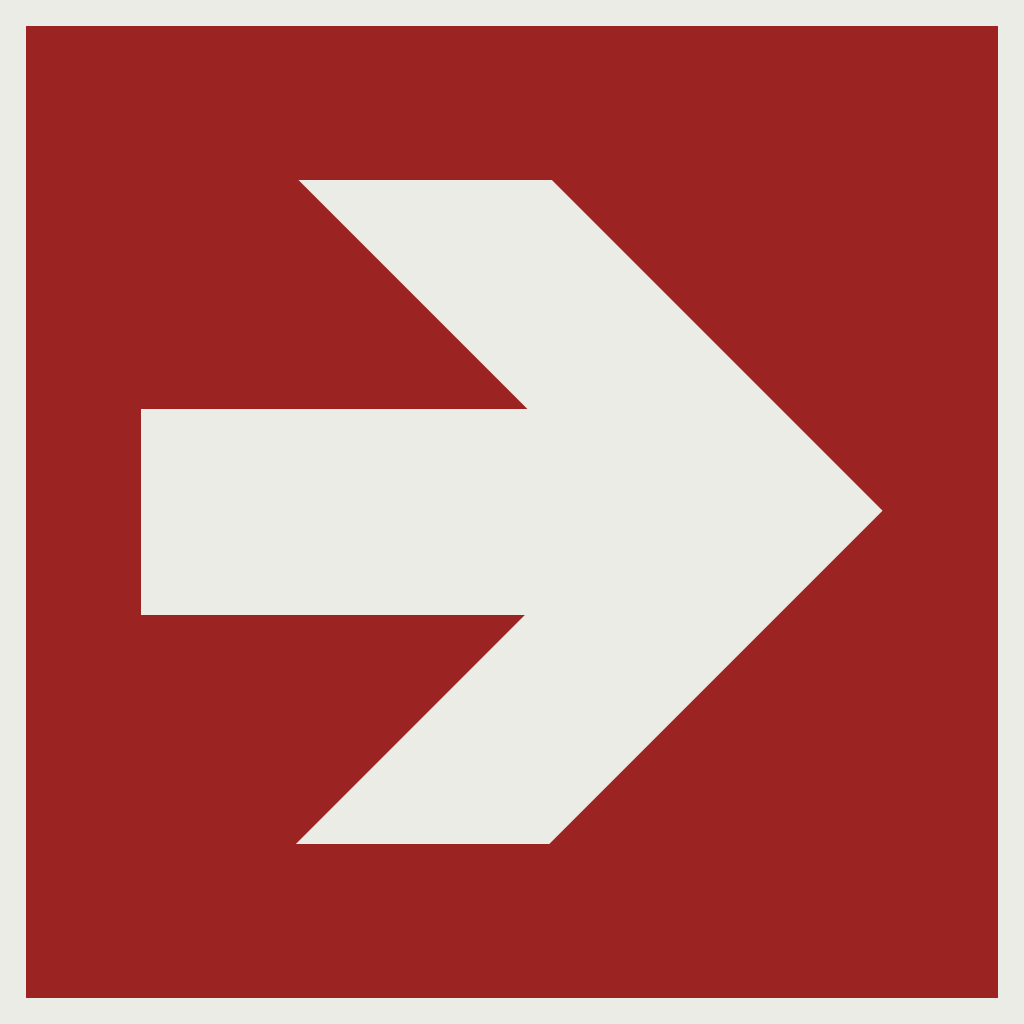
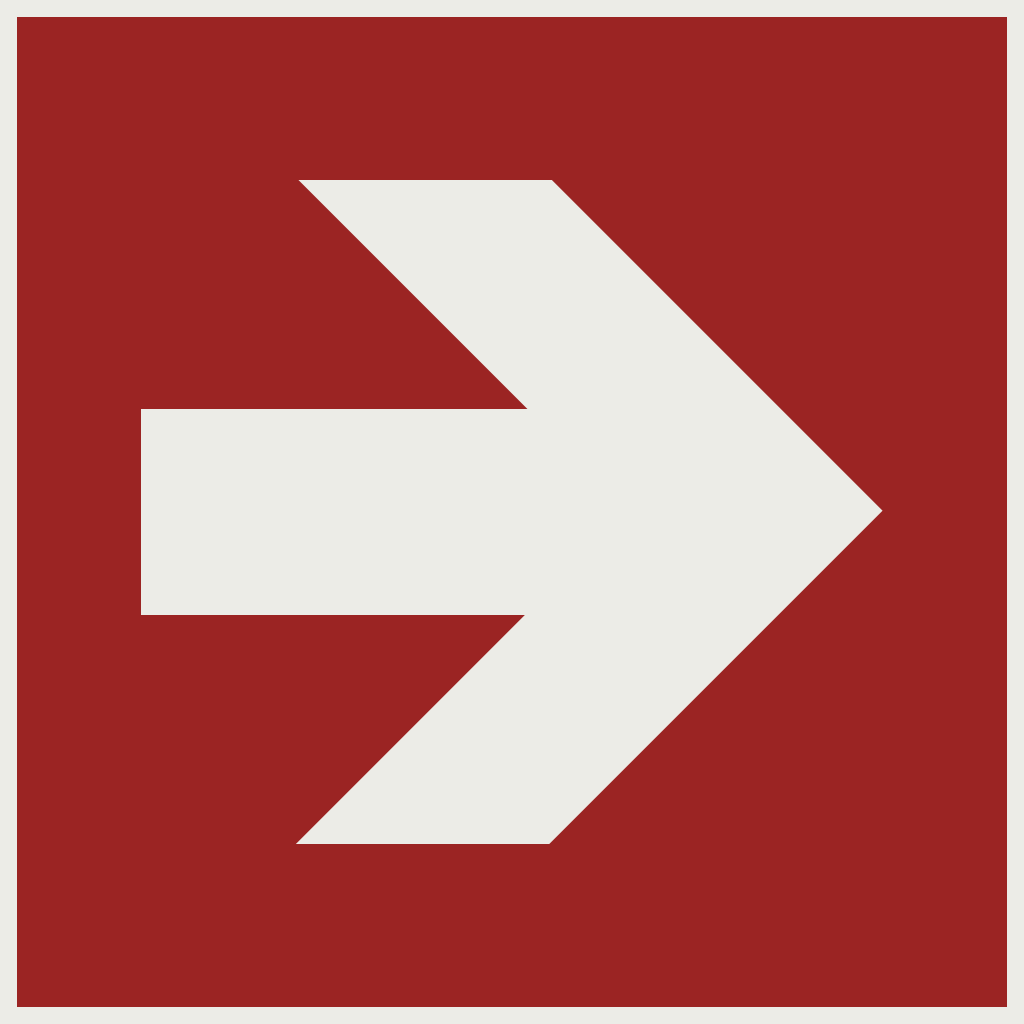
Comparing the layer stacks of the two 1024px x 1024px images. Changes:
painted on "Frame" over left=17, top=17, right=1007, bottom=1007
